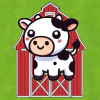
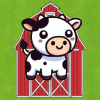
Layer changes from the first 100x100 image to the second:
hid "Layer 1" (2nd of 3) over [18, 13, 81, 86]
showed "Background" (1st of 3), moved it above "Layer 2", painted on it over [19, 13, 82, 86]
